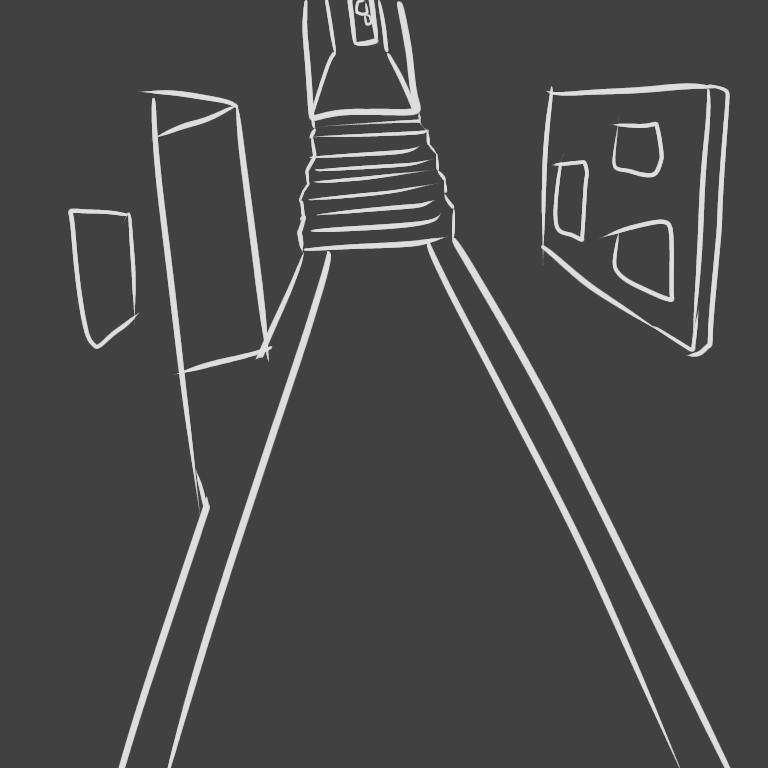
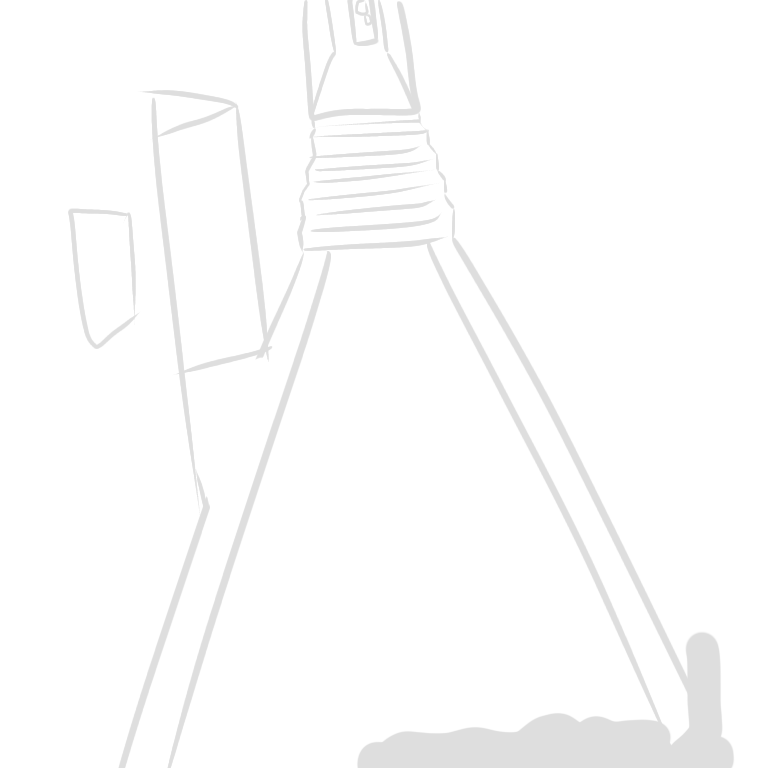
Revision of a layered 768×768 image; what changed, layer by layer:
hid "Layer 3" over [541, 83, 730, 357]
hid "Layer 4" over [507, 60, 748, 369]
added layer "Layer 7" above "Layer 1" over [356, 630, 735, 768]
hid "Layer 2" over [0, 0, 768, 768]
